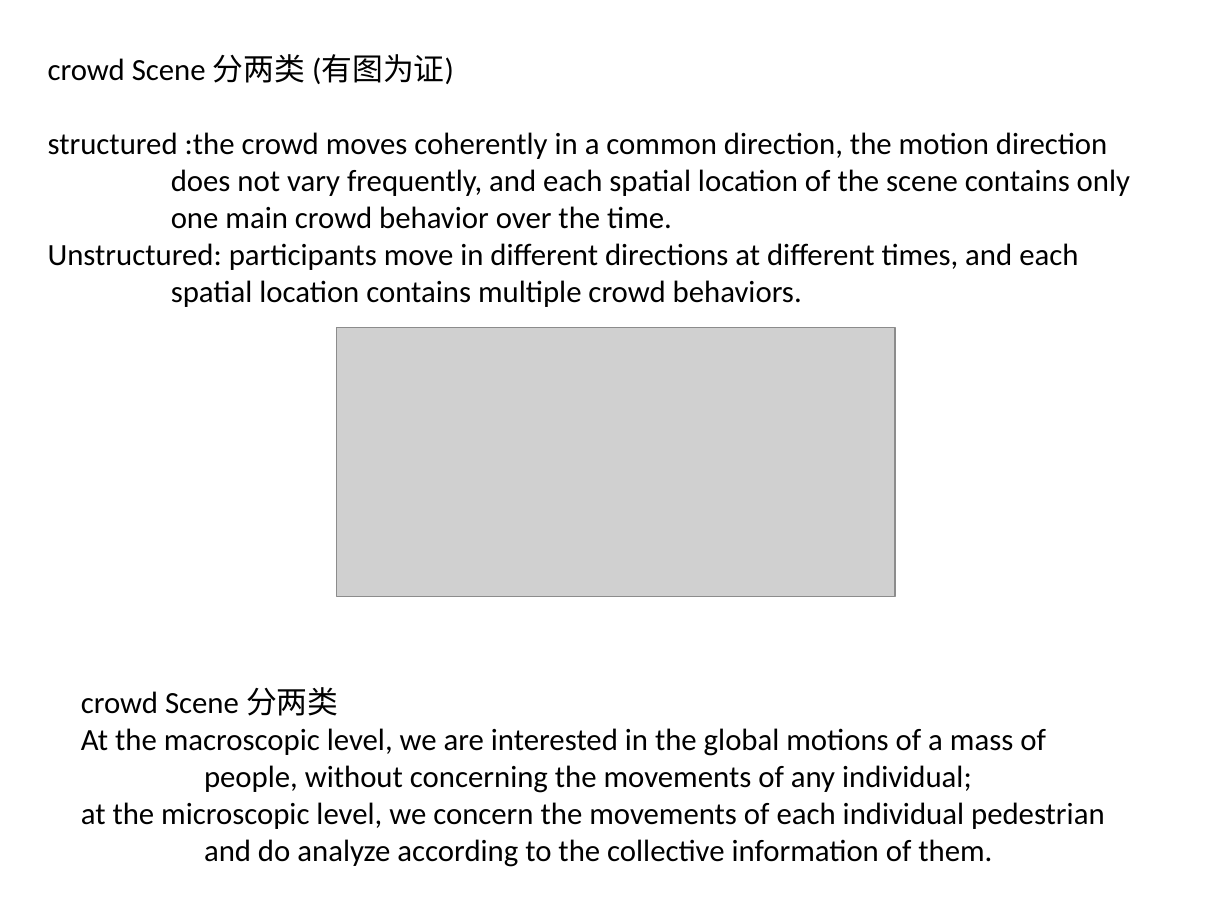
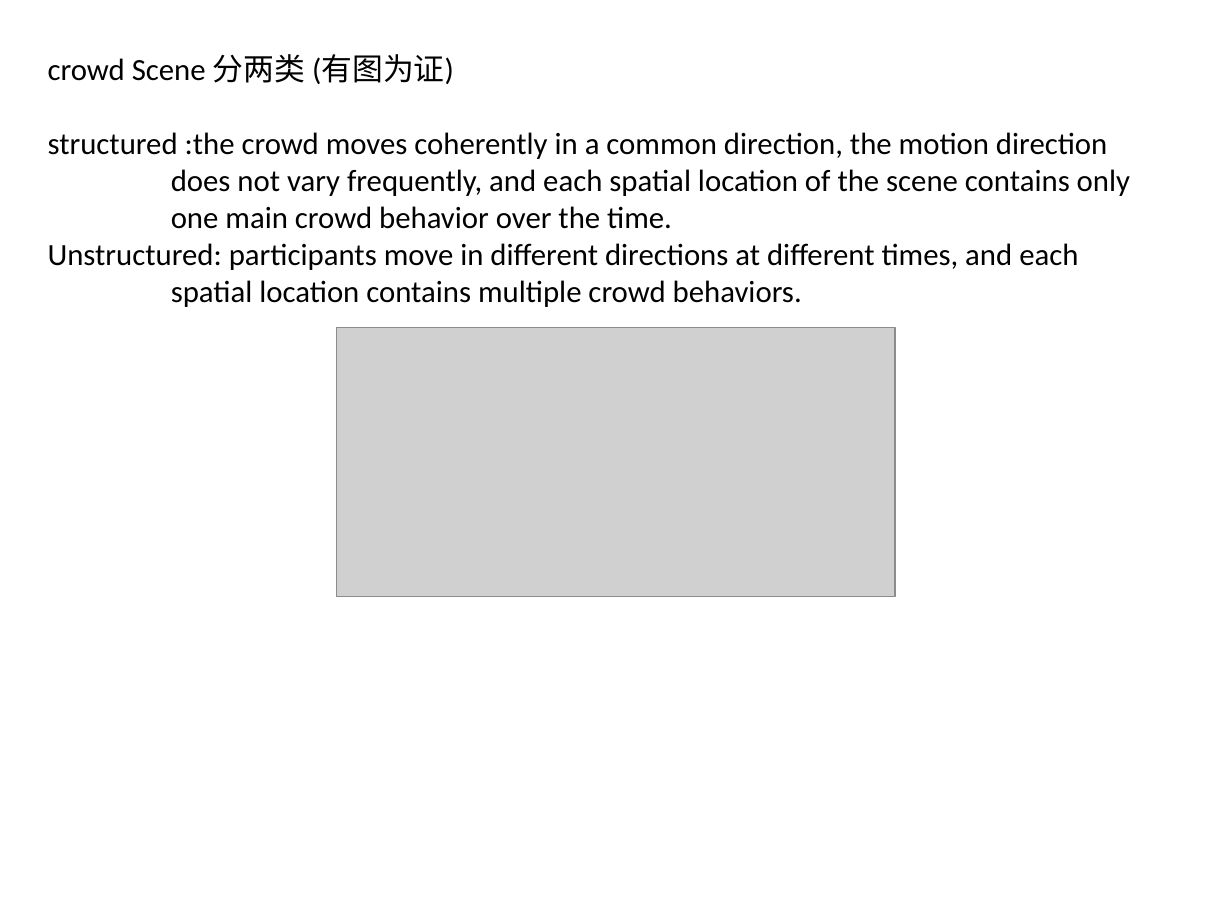
Before and after one commit to simayuhe/crowd-scene-survey, a slide deck: slide 9 of 群体行为分析综述.pptx. Drawn at 1232x924 pixels with LibreOffice and Linux fonts; fonts in the diff are those of the drawing; grey boxes stand for pictures. Boxes give left, top, right and bottom in pixels: in the first picture for what was removed or moved away, otherwise in the second. Text is boxed around its words. In the diff, an @@ line names an element or a change of style, - is before the commit and + after.

```diff
--- a/群体行为分析综述.pptx
+++ b/群体行为分析综述.pptx
@@ text removed at (x1=81, y1=687, x2=1105, y2=867) @@
-crowd Scene 分两类
-At the macroscopic level, we are interested in the global motions of a mass of
-people, without concerning the movements of any individual;
-at the microscopic level, we concern the movements of each individual pedestrian
-and do analyze according to the collective information of them.
```
Also in this commit, not shown: 4 other slides changed, 11 slides added, 1 slide removed.
